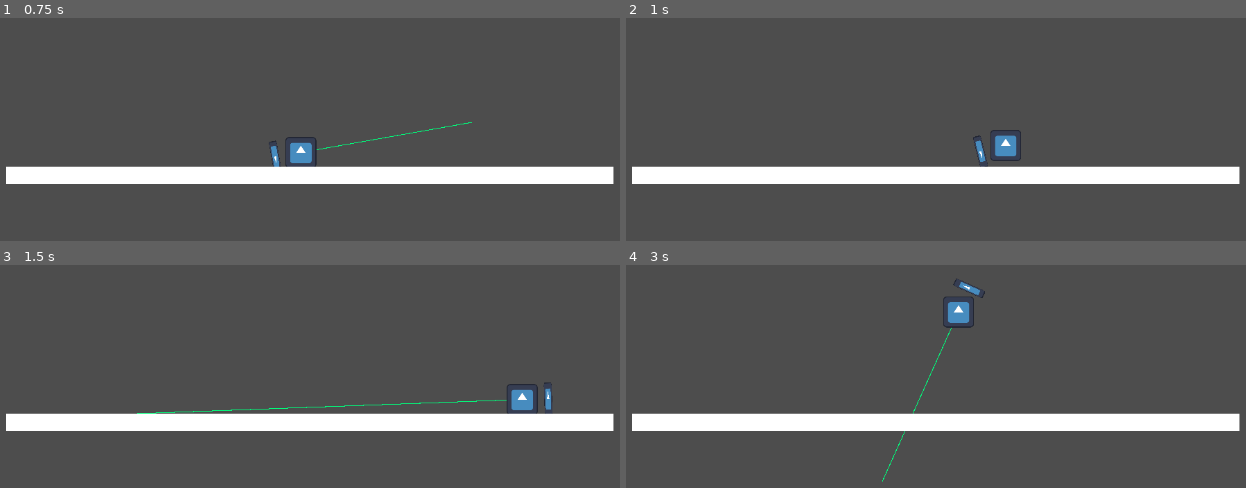
Above: before the commit, frames 1-4 (two rows, left to right).
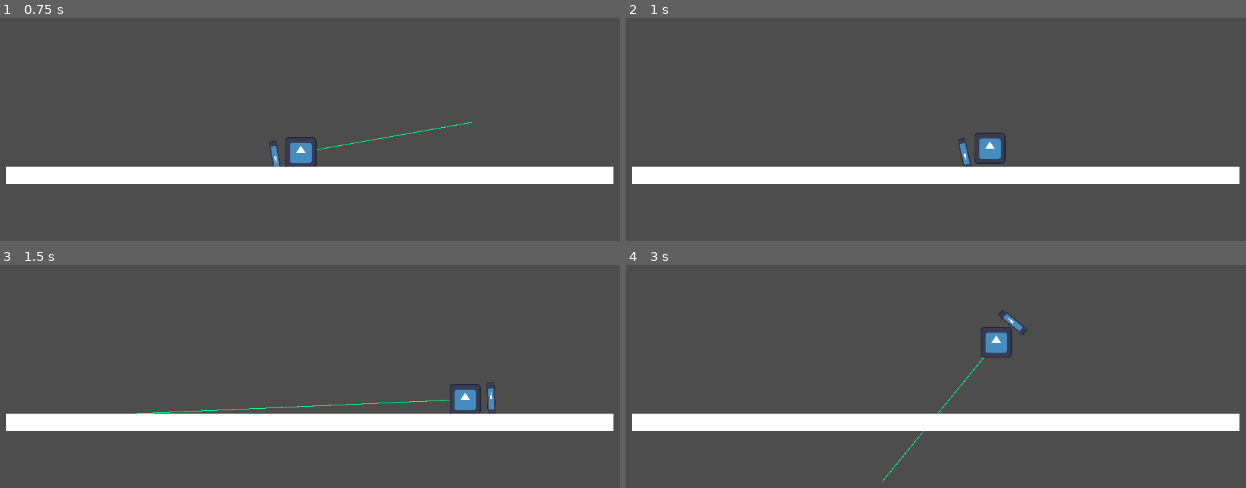
Above: after the commit, the same moments.

Repository: pmarsh-scottlogic/GMTKGameJam2023
Game: Godot game, scene res://Scenes/MainScene.tscn
The game is run twice, just before and just after one commit, with the same random seed, the same clock (stepped at 60 frames per second) and the same inputs. The engine's default icon, where the game draws it, is replaced by a stand-in: a white triangle on a blue panel in a dark square.
Inputs (mouse positions are in pixels of both pictures, inside the frame that each line leads up to):
- Up to frame 1 (0.75 s): move the mouse to (471, 122) at 0.52 s; click (471, 122) at 0.67 s
- Up to frame 2 (1 s): no input
- Up to frame 3 (1.5 s): move the mouse to (136, 414) at 1.27 s; click (136, 414) at 1.42 s
- Up to frame 4 (3 s): move the mouse to (1004, 291) at 2.02 s; click (1004, 291) at 2.17 s; move the mouse to (880, 481) at 2.77 s; click (880, 481) at 2.92 s

Frame 1 is identical in both runs. In frame 2, 0.8% of the frame differs, in the area x 53-64%, y 50-67%; in frame 3, 1.5%, in the area x 24-90%, y 52-67%; in frame 4, 1.4%.

Commit message:
Update Weight

Diff:
--- a/project/Scenes/MainScene.tscn
+++ b/project/Scenes/MainScene.tscn
@@ -25,6 +25,7 @@
 
 [node name="RigidBody2D" type="RigidBody2D" parent="."]
 position = Vector2(587, 226)
+mass = 1.25
 lock_rotation = true
 script = ExtResource("1_j0hyc")
 
